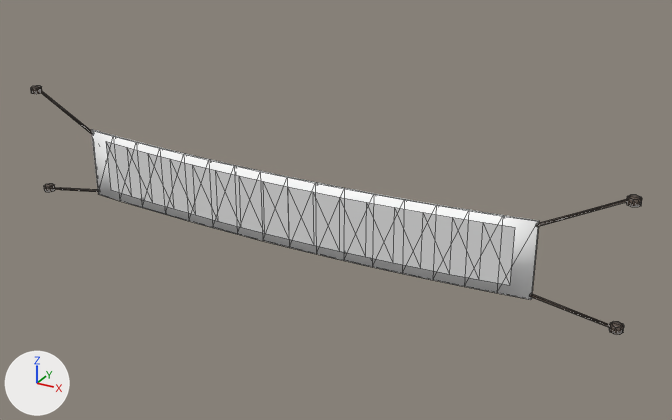
The glTF model public/models/props/banner.glb as it was, and as the next commit left it.
One viewpoint serves both versions: a camera (50 mm lens) standing at (5.91, -9.47, 7.92) and looking at (0.58, 0.22, 3.08). Lighting does not change. The marker at lower left points along +X, +Y and +Z. The older version comes first. Mesh edges are drawn as thin lines.

The first picture shows 'banner', 'banner_label'.
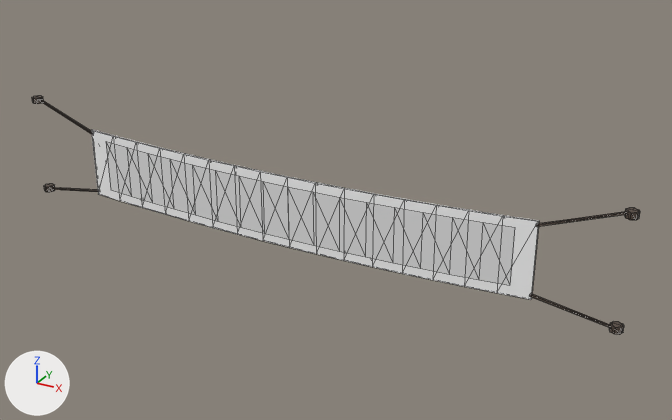
The newer file is also turned or shifted as a whole; pictures and numbers use the older file's frame.

The change, as a list of edits to the scene's bpy script:
```text
Change me_banner:
    used by ob_banner; location = (0.0, 0.0, 0.0)
    before: 69 (-4.26, 0.02, 4.06), 71 (-4.25, 0.01, 4.08) at pixel (39, 88), 73 (-4.25, -0.02, 4.07) at pixel (37, 89), 75 (-4.26, -0.02, 4.05) at pixel (37, 90), 77 (-4.27, 0.01, 4.04)
    before: 121 (4.26, 0.02, 4.06), 123 (4.27, 0.01, 4.04), 125 (4.26, -0.02, 4.05), 127 (4.25, -0.02, 4.07), 129 (4.25, 0.01, 4.08) at pixel (629, 197)
    remove me_banner.from_pydata(...)  # 172 vertices, 308 faces; spans x -4.38..4.38, y -0.08..0.08, z 2.46..4.09
    add me_banner.from_pydata(...)  # 172 vertices, 308 faces; spans x -4.38..4.38, y -0.08..0.08, z 2.46..3.94
    me_banner part 1: the loose piece of 16 vertices spanning x -4.38..-4.22, y -0.08..0.08, z 4.01..4.09 is moved by (0.0, 0.0, -0.15)
    me_banner part 2: the loose piece of 16 vertices spanning x 4.22..4.38, y -0.08..0.08, z 4.01..4.09 is moved by (0.0, 0.0, -0.15)
    me_banner part 3
    add for i in [69, 71, 73, 75, 77]: me_banner.vertices[i].co += Vector((0.0, 0.0, -0.15))
    me_banner part 4
    add for i in [121, 123, 125, 127, 129]: me_banner.vertices[i].co += Vector((0.0, 0.0, -0.15))
    me_banner part 5: 176 of the faces centred in x -4.36..4.36, y -0.06..0.06, z 2.46..4.09 are now shaded flat
```

Pixel boxes [x1, y1, x2, y2] of what changed, in the pictures (672 x 420 px; the box of a moved part takes in the faces that stretch with it):
'banner', reshaped, shading changed: before [31, 86, 642, 335]; after [32, 96, 640, 335]
part 1 of me_banner, moved or reshaped: before [31, 86, 42, 94]; after [32, 96, 44, 104]
part 2 of me_banner, moved or reshaped: before [626, 195, 642, 207]; after [625, 208, 640, 220]
part 3 of me_banner, moved or reshaped: before [39, 90, 93, 134]; after [41, 100, 93, 134]
part 4 of me_banner, moved or reshaped: before [536, 199, 627, 227]; after [536, 211, 625, 227]
part 5 of me_banner, shading changed: before [31, 86, 642, 328]; after [32, 96, 640, 328]
